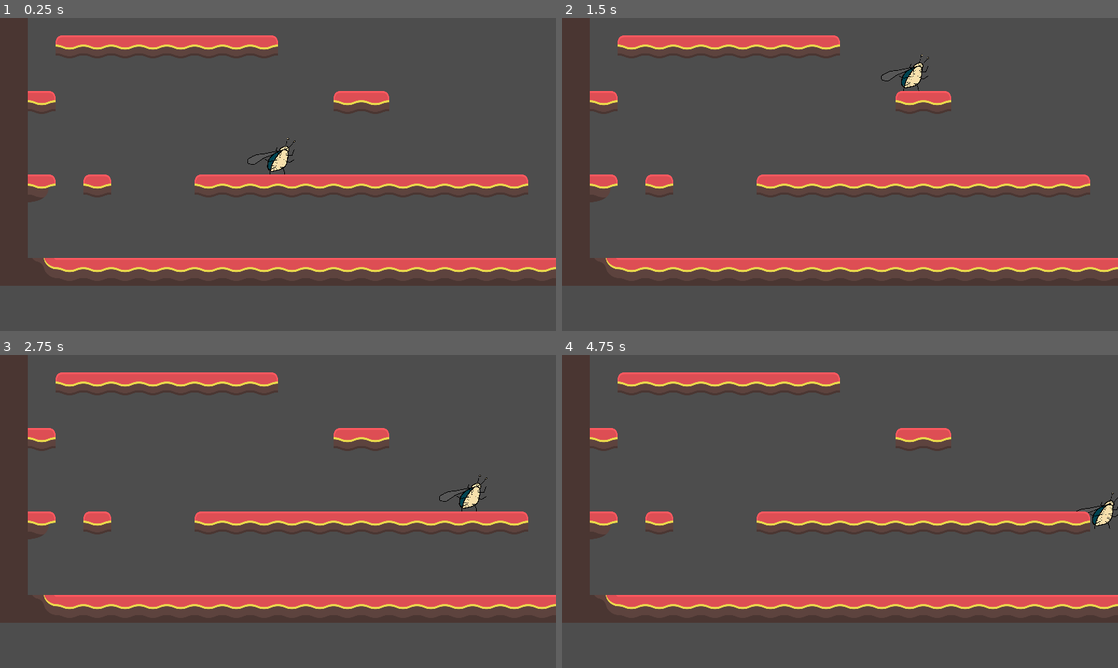
Above: before the commit, frames 1-4 (two rows, left to right).
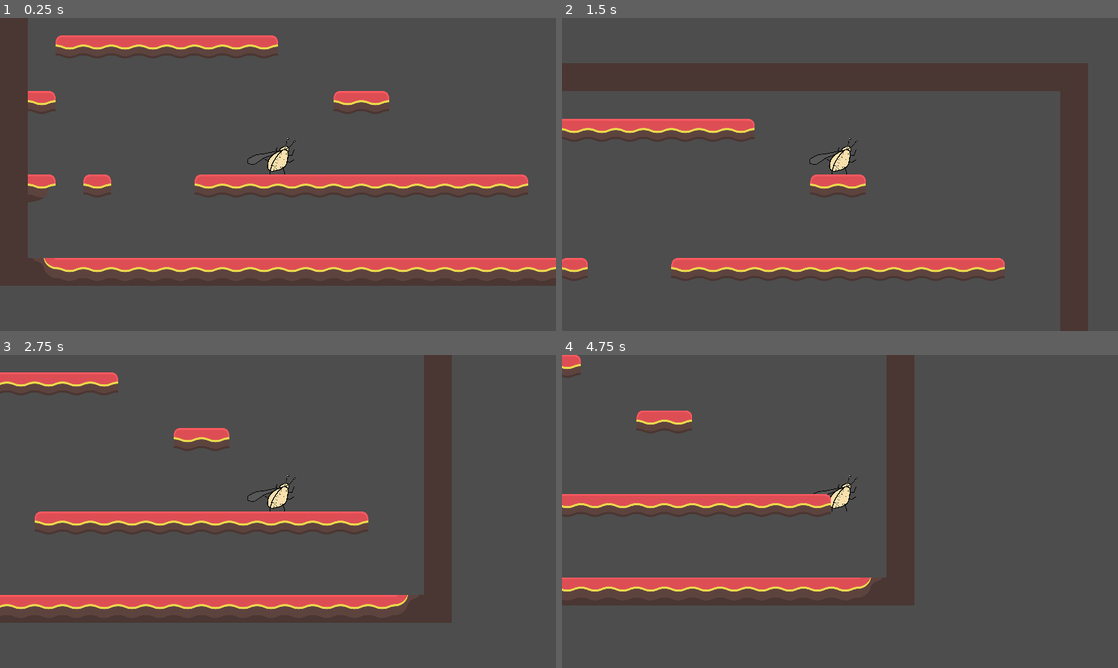
Above: after the commit, the same moments.

Repository: Deimos-94/Sewage-Bug
Game: Godot game, scene res://TestArea.tscn
The game is run twice, just before and just after one commit, with the same random seed, the same clock (stepped at 60 frames per second) and the same inputs.
Inputs:
- Up to frame 1 (0.25 s): no input
- Up to frame 2 (1.5 s): tap Enter at 0.5 s; hold D (Right) from 0.53 s (still down); tap Space (Jump) at 0.77 s
- Up to frame 3 (2.75 s): tap Space (Jump) at 1.52 s; release D (Right) at 2.03 s; hold A (Left) from 2.03 s (still down)
- Up to frame 4 (4.75 s): release A (Left) at 2.78 s; hold D (Right) 2.78-4.28 s; tap Space (Jump) at 3.02, 3.77, 4.52 s; hold A (Left) from 4.28 s (still down)

The runs differ from the first frame. In frame 1, less than 0.1% of the frame differs, in the area x 48-52%, y 42-49%; in frame 2, 25%, in the area x 0-100%, y 0-100%; in frame 3, 16%; in frame 4, 24%.

Commit message:
Idle animation created. Movement Speed changed

Diff:
--- a/ScriptPlayer.gd
+++ b/ScriptPlayer.gd
@@ -41,7 +41,7 @@
 	var direction = Input.get_axis("Left", "Right")
 	if direction:
 		#velocity.x = direction * SPEED
-		velocity.x = move_toward(velocity.x, direction * SPEED, 25)
+		velocity.x = move_toward(velocity.x, direction * SPEED, 40)
 	else:
 		velocity.x = move_toward(velocity.x, 0, 40)
 
--- a/TestArea.tscn
+++ b/TestArea.tscn
@@ -17,9 +17,158 @@
 
 [sub_resource type="Animation" id="Animation_56beb"]
 resource_name = "idle"
+length = 2.25
+tracks/0/type = "value"
+tracks/0/imported = false
+tracks/0/enabled = true
+tracks/0/path = NodePath("BodyBone/LimbR-LegBone:position")
+tracks/0/interp = 1
+tracks/0/loop_wrap = true
+tracks/0/keys = {
+"times": PackedFloat32Array(0, 0.6, 2.2),
+"transitions": PackedFloat32Array(1, 1, 1),
+"update": 0,
+"values": [Vector2(-10, 2), Vector2(-10, 2), Vector2(-10, 2)]
+}
+tracks/1/type = "value"
+tracks/1/imported = false
+tracks/1/enabled = true
+tracks/1/path = NodePath("BodyBone/LimbR-LegBone:rotation")
+tracks/1/interp = 1
+tracks/1/loop_wrap = true
+tracks/1/keys = {
+"times": PackedFloat32Array(0, 0.6, 2.2),
+"transitions": PackedFloat32Array(1, 1, 1),
+"update": 0,
+"values": [0.0, 0.112922, 0.0]
+}
+tracks/2/type = "value"
+tracks/2/imported = false
+tracks/2/enabled = true
+tracks/2/path = NodePath("BodyBone/LimbL-LegBone:position")
+tracks/2/interp = 1
+tracks/2/loop_wrap = true
+tracks/2/keys = {
+"times": PackedFloat32Array(0, 0.6, 2.2),
+"transitions": PackedFloat32Array(1, 1, 1),
+"update": 0,
+"values": [Vector2(11, 4), Vector2(11, 4), Vector2(11, 4)]
+}
+tracks/3/type = "value"
+tracks/3/imported = false
+tracks/3/enabled = true
+tracks/3/path = NodePath("BodyBone/LimbL-LegBone:rotation")
+tracks/3/interp = 1
+tracks/3/loop_wrap = true
+tracks/3/keys = {
+"times": PackedFloat32Array(0, 0.6, 2.2),
+"transitions": PackedFloat32Array(1, 1, 1),
+"update": 0,
+"values": [0.0, 0.131965, 0.0]
+}
+tracks/4/type = "value"
+tracks/4/imported = false
+tracks/4/enabled = true
+tracks/4/path = NodePath("BodyBone:position")
+tracks/4/interp = 1
+tracks/4/loop_wrap = true
+tracks/4/keys = {
+"times": PackedFloat32Array(0, 0.6, 2.2),
+"transitions": PackedFloat32Array(1, 1, 1),
+"update": 0,
+"values": [Vector2(0, -38), Vector2(0, -38), Vector2(0, -38)]
+}
+tracks/5/type = "value"
+tracks/5/imported = false
+tracks/5/enabled = true
+tracks/5/path = NodePath("BodyBone:rotation")
+tracks/5/interp = 1
+tracks/5/loop_wrap = true
+tracks/5/keys = {
+"times": PackedFloat32Array(0, 0.6, 2.2),
+"transitions": PackedFloat32Array(1, 1, 1),
+"update": 0,
+"values": [0.0, -0.0956764, 0.0]
+}
+
+[sub_resource type="Animation" id="Animation_ceghc"]
+length = 0.001
+tracks/0/type = "value"
+tracks/0/imported = false
+tracks/0/enabled = true
+tracks/0/path = NodePath("BodyBone/LimbR-LegBone:position")
+tracks/0/interp = 1
+tracks/0/loop_wrap = true
+tracks/0/keys = {
+"times": PackedFloat32Array(0),
+"transitions": PackedFloat32Array(1),
+"update": 0,
+"values": [Vector2(-10, 2)]
+}
+tracks/1/type = "value"
+tracks/1/imported = false
+tracks/1/enabled = true
+tracks/1/path = NodePath("BodyBone/LimbR-LegBone:rotation")
+tracks/1/interp = 1
+tracks/1/loop_wrap = true
+tracks/1/keys = {
+"times": PackedFloat32Array(0),
+"transitions": PackedFloat32Array(1),
+"update": 0,
+"values": [0.0]
+}
+tracks/2/type = "value"
+tracks/2/imported = false
+tracks/2/enabled = true
+tracks/2/path = NodePath("BodyBone/LimbL-LegBone:position")
+tracks/2/interp = 1
+tracks/2/loop_wrap = true
+tracks/2/keys = {
+"times": PackedFloat32Array(0),
+"transitions": PackedFloat32Array(1),
+"update": 0,
+"values": [Vector2(11, 4)]
+}
+tracks/3/type = "value"
+tracks/3/imported = false
+tracks/3/enabled = true
+tracks/3/path = NodePath("BodyBone/LimbL-LegBone:rotation")
+tracks/3/interp = 1
+tracks/3/loop_wrap = true
+tracks/3/keys = {
+"times": PackedFloat32Array(0),
+"transitions": PackedFloat32Array(1),
+"update": 0,
+"values": [0.0]
+}
+tracks/4/type = "value"
+tracks/4/imported = false
+tracks/4/enabled = true
+tracks/4/path = NodePath("BodyBone:position")
+tracks/4/interp = 1
+tracks/4/loop_wrap = true
+tracks/4/keys = {
+"times": PackedFloat32Array(0),
+"transitions": PackedFloat32Array(1),
+"update": 0,
+"values": [Vector2(0, -38)]
+}
+tracks/5/type = "value"
+tracks/5/imported = false
+tracks/5/enabled = true
+tracks/5/path = NodePath("BodyBone:rotation")
+tracks/5/interp = 1
+tracks/5/loop_wrap = true
+tracks/5/keys = {
+"times": PackedFloat32Array(0),
+"transitions": PackedFloat32Array(1),
+"update": 0,
+"values": [0.0]
+}
 
 [sub_resource type="AnimationLibrary" id="AnimationLibrary_5mmiq"]
 _data = {
+"RESET": SubResource("Animation_ceghc"),
 "idle": SubResource("Animation_56beb")
 }
 
@@ -35,12 +184,6 @@
 
 [node name="Skeleton2D" type="Skeleton2D" parent="Player"]
 
-[node name="Body" type="Sprite2D" parent="Player/Skeleton2D"]
-position = Vector2(6.5, -22)
-scale = Vector2(0.22, 0.22)
-texture = ExtResource("2_bf78j")
-offset = Vector2(35, -290)
-
 [node name="BodyBone" type="Bone2D" parent="Player/Skeleton2D"]
 position = Vector2(0, -38)
 rest = Transform2D(1, 0, 0, 1, 0, -38)
@@ -61,6 +204,7 @@
 [node name="BackBone" type="Bone2D" parent="Player/Skeleton2D/BodyBone"]
 position = Vector2(20, -73)
 rotation = 2.22036
+scale = Vector2(1, 1)
 rest = Transform2D(-0.604835, 0.796351, -0.796351, -0.604835, 20, -73)
 auto_calculate_length_and_angle = false
 length = 100.0
@@ -151,13 +295,19 @@
 texture = ExtResource("10_k0sp7")
 offset = Vector2(-60, 76)
 
+[node name="Body" type="Sprite2D" parent="Player/Skeleton2D/BodyBone"]
+position = Vector2(6.5, 16)
+scale = Vector2(0.22, 0.22)
+texture = ExtResource("2_bf78j")
+offset = Vector2(35, -290)
+
 [node name="AnimationPlayer" type="AnimationPlayer" parent="Player"]
-root_node = NodePath("../Skeleton2D/Body")
+root_node = NodePath("../Skeleton2D")
 libraries = {
 "": SubResource("AnimationLibrary_5mmiq")
 }
 
-[node name="Camera2D" type="Camera2D" parent="."]
+[node name="Camera2D" type="Camera2D" parent="Player"]
 zoom = Vector2(0.5, 0.5)
 script = ExtResource("4_i275h")
 
Not shown: 1 places in TestArea.tscn that only renumber resources
